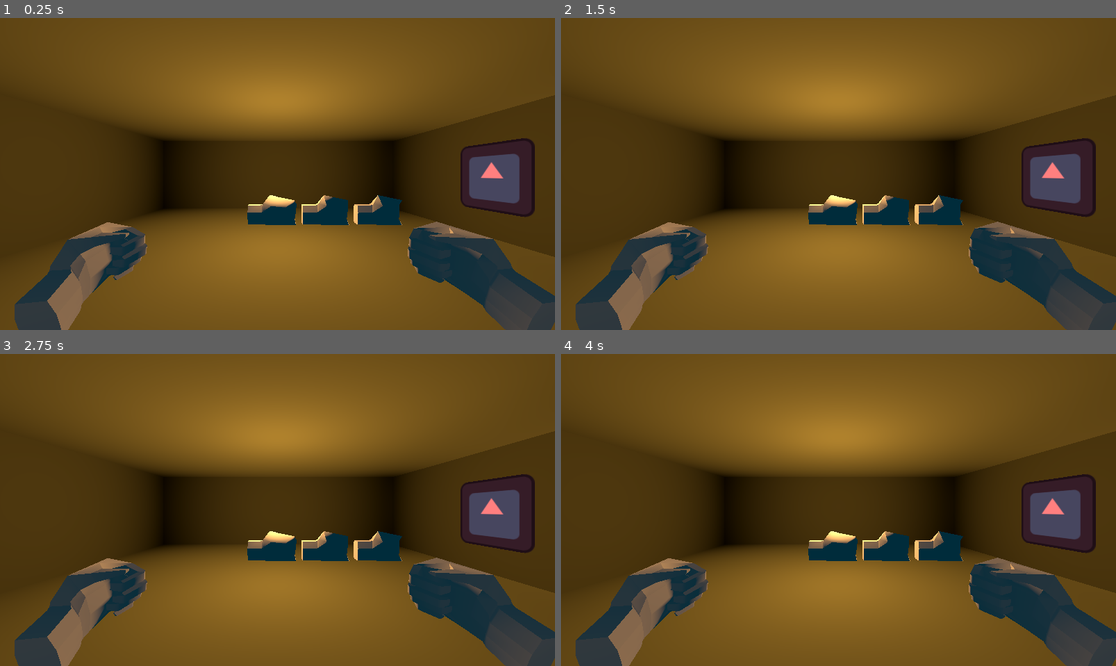
Above: before the commit, frames 1-4 (two rows, left to right).
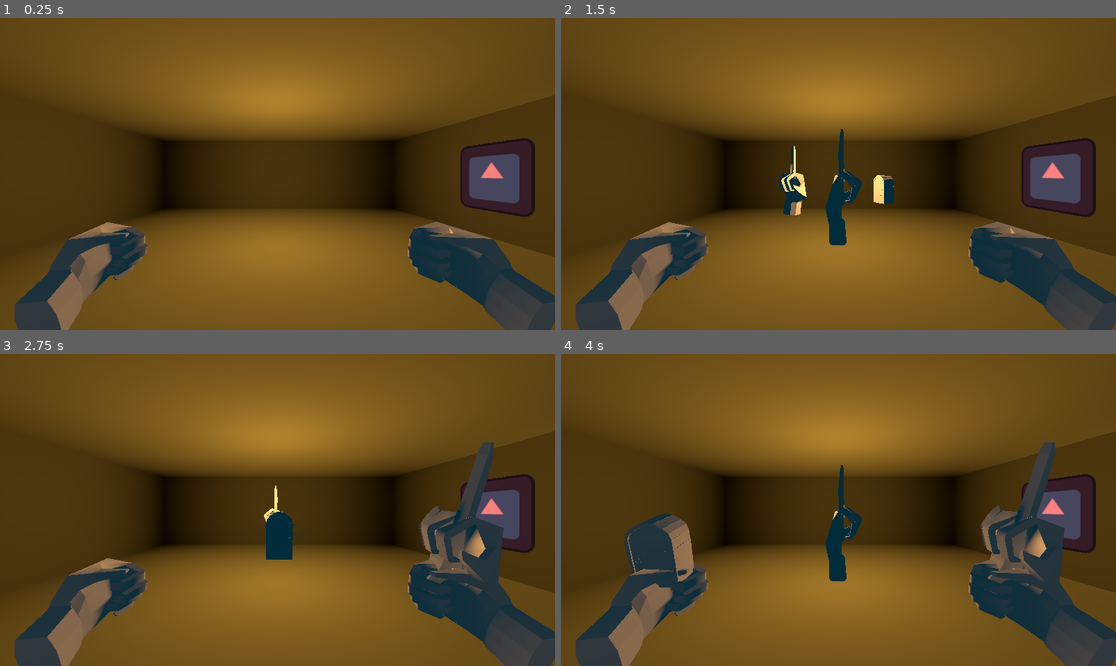
Above: after the commit, the same moments.

Repository: KoolDouds/GGJ-2025
Game: Godot game, scene res://game.tscn
Two runs of this game, one before a commit and one after it. Both use one fixed random seed, a clock stepped at 60 frames per second and the inputs below. The engine's default icon, where the game draws it, is replaced by a stand-in: a white triangle on a blue panel in a dark square.
Inputs:
- Up to frame 1 (0.25 s): no input
- Up to frame 2 (1.5 s): tap Enter at 0.5 s; hold Right (right) 0.53-1.28 s; tap Space at 1.25 s; hold Down (back, bound only after the commit) from 1.28 s (still down)
- Up to frame 3 (2.75 s): tap Enter at 2 s; release Down (back, bound only after the commit) at 2.03 s; hold Right (right) from 2.03 s (still down)
- Up to frame 4 (4 s): tap Space at 2.75 s; release Right (right) at 2.78 s; hold Up (forward) 2.78-3.53 s; tap Enter at 3.5 s; hold Left (left) from 3.53 s (still down)

The runs differ from the first frame. In frame 1, 2.0% of the frame differs, in the area x 44-73%, y 56-67%; in frame 2, 3.3%; in frame 3, 5.2%; in frame 4, 7.5%, in the area x 11-91%, y 28-78%.
Error before the commit: Invalid access to property or key 'function' on a base object of type 'Resource (Weapon)'. (res://Script/hand.gd:29)

Commit message:
InventorySystemBiatch

Diff:
--- a/DungeonCrawling/crawling.gd
+++ b/DungeonCrawling/crawling.gd
@@ -9,7 +9,11 @@
 var rooms : Dictionary = {}
 var doors := {}
 
+var checking_inventory := false
+var inventory : Inventory
+
 func _ready():
+	inventory = get_tree().get_first_node_in_group("inventory")
 	var room_list = $Center.get_children()
 	rooms = {}
 	doors = {}
@@ -53,11 +57,19 @@
 
 func _process(delta):
 	if (Input.is_action_just_pressed("rotate_left")):
-		rotate_view(true)
+		if (inventory.opened):
+			inventory.scroll_left()
+		else:
+			rotate_view(true)
 	if (Input.is_action_just_pressed("rotate_right")):
-		rotate_view(false)
+		if (inventory.opened):
+			inventory.scroll_right()
+		else:
+			rotate_view(false)
 	if (Input.is_action_just_pressed("forward")):
 		forward()
+	if (Input.is_action_just_pressed("back")):
+		inventory.open()
 
 	rotation = -Vector3(0,player_ori.angle(),0)
 	center.position = Vector3(player_coord.y,0,player_coord.x)*room_length
--- a/Hands/hand.tscn
+++ b/Hands/hand.tscn
@@ -2,12 +2,11 @@
 
 [ext_resource type="Script" path="res://Script/hand.gd" id="1_4rtuw"]
 [ext_resource type="Script" path="res://Script/flip_left_right.gd" id="2_qrugp"]
-[ext_resource type="Resource" uid="uid://b31hsxg8sincy" path="res://default.tres" id="2_yrb77"]
 [ext_resource type="PackedScene" uid="uid://gre8hxj1vc0d" path="res://Hands/main_droite.tscn" id="3_gqn44"]
+[ext_resource type="Script" path="res://Hands/weapon_in_hand_display.gd" id="5_iyn6o"]
 
 [node name="Hand" type="Node3D" groups=["hand"]]
 script = ExtResource("1_4rtuw")
-weapon = ExtResource("2_yrb77")
 
 [node name="Visual" type="Node3D" parent="."]
 
@@ -16,3 +15,7 @@
 hand = NodePath("../..")
 
 [node name="main_droite" parent="Visual/FlipLeftRight" instance=ExtResource("3_gqn44")]
+
+[node name="Weapon_parent" type="Node3D" parent="Visual/FlipLeftRight/main_droite" node_paths=PackedStringArray("hand")]
+script = ExtResource("5_iyn6o")
+hand = NodePath("../../../..")
--- /dev/null
+++ b/Hands/weapon_in_hand_display.gd
@@ -0,0 +1,13 @@
+extends Node3D
+
+@export var hand : Hand
+var weapon_gfx
+
+func _ready():
+	hand.on_change_weapon.connect(change_hand_model)
+
+func change_hand_model():
+	if (weapon_gfx != null):
+		weapon_gfx.queue_free()
+	weapon_gfx = hand.weapon.gfx.instantiate()
+	add_child(weapon_gfx)
--- a/Script/hand.gd
+++ b/Script/hand.gd
@@ -7,6 +7,17 @@
 @export var weapon : Weapon
 
 var using_phase := 0
+
+var rien : Weapon
+
+signal on_change_weapon
+
+func _ready():
+	rien = load("res://rien.tres")
+
+func set_weapon(_weapon):
+	weapon = _weapon
+	on_change_weapon.emit()
 
 func use(manager):
 	if (manager is Battle):
@@ -26,4 +37,7 @@
 
 
 func use_crawling(game):
-	weapon.function.use(game)
+	if (weapon != null):
+		weapon.use(game)
+	else:
+		rien.use(game)
--- a/Script/hands.gd
+++ b/Script/hands.gd
@@ -5,9 +5,11 @@
 
 var game
 var manager : Battle
+var inventory : Inventory
 
 func _ready():
 	game = get_tree().get_first_node_in_group("game")
+	inventory = get_tree().get_first_node_in_group("inventory")
 
 func _process(delta):
 	if manager != null:
@@ -17,6 +19,11 @@
 		if (Input.is_action_just_pressed("right")):
 			if right_hand.using_phase > 0: pass
 			else: right_hand.use(manager)
+	elif inventory.opened:
+		if (Input.is_action_just_pressed("left")):
+			inventory.switch_with_hands(left_hand)
+		if (Input.is_action_just_pressed("right")):
+			inventory.switch_with_hands(right_hand)
 	else:
 		if (Input.is_action_just_pressed("left")):
 			left_hand.use(game)
--- a/default.tres
+++ b/default.tres
@@ -2,7 +2,7 @@
 
 [ext_resource type="Script" path="res://DungeonCrawling/ItemFunction.gd" id="1_164ar"]
 [ext_resource type="Script" path="res://Script/weapon.gd" id="1_f046u"]
-[ext_resource type="PackedScene" uid="uid://gre8hxj1vc0d" path="res://Hands/main_droite.tscn" id="2_w7y4o"]
+[ext_resource type="PackedScene" uid="uid://ff3w6s5ps27x" path="res://main_objet.tscn" id="2_aty1v"]
 
 [resource]
 script = ExtResource("1_f046u")
@@ -10,4 +10,4 @@
 post_time = 0.5
 dmg = 1
 functions = Array[ExtResource("1_164ar")]([])
-gfx = ExtResource("2_w7y4o")
+gfx = ExtResource("2_aty1v")
--- /dev/null
+++ b/default2.tres
@@ -0,0 +1,13 @@
+[gd_resource type="Resource" script_class="Weapon" load_steps=4 format=3 uid="uid://6cav8kmnksk8"]
+
+[ext_resource type="Script" path="res://DungeonCrawling/ItemFunction.gd" id="1_by64a"]
+[ext_resource type="PackedScene" uid="uid://cdpk8321s77vu" path="res://mini_porte.tscn" id="2_ap3f8"]
+[ext_resource type="Script" path="res://Script/weapon.gd" id="3_8r5cf"]
+
+[resource]
+script = ExtResource("3_8r5cf")
+pre_time = 0.5
+post_time = 0.5
+dmg = 1
+functions = Array[ExtResource("1_by64a")]([])
+gfx = ExtResource("2_ap3f8")
--- a/game.tscn
+++ b/game.tscn
@@ -1,10 +1,11 @@
-[gd_scene load_steps=6 format=3 uid="uid://eu1sqj6bo68j"]
+[gd_scene load_steps=7 format=3 uid="uid://eu1sqj6bo68j"]
 
 [ext_resource type="PackedScene" uid="uid://dyv3pmrin5nij" path="res://Hands/hands.tscn" id="1_dp6cy"]
 [ext_resource type="PackedScene" uid="uid://cyejn4b76oey1" path="res://DungeonCrawling/crawling.tscn" id="2_ch3i2"]
 [ext_resource type="Script" path="res://inventaire.gd" id="3_yhw81"]
 [ext_resource type="Script" path="res://Script/weapon.gd" id="4_grple"]
 [ext_resource type="Resource" uid="uid://b31hsxg8sincy" path="res://default.tres" id="5_dri4y"]
+[ext_resource type="Resource" uid="uid://6cav8kmnksk8" path="res://default2.tres" id="6_5npxu"]
 
 [node name="Game" type="Node" groups=["game"]]
 
@@ -18,10 +19,12 @@
 
 [node name="Hands" parent="Camera3D/Node3D" instance=ExtResource("1_dp6cy")]
 
-[node name="Inventaire" type="Node3D" parent="." node_paths=PackedStringArray("display_parent")]
+[node name="Inventaire" type="Node3D" parent="." node_paths=PackedStringArray("display_parent") groups=["inventory"]]
 script = ExtResource("3_yhw81")
-item_list = Array[ExtResource("4_grple")]([ExtResource("5_dri4y"), ExtResource("5_dri4y"), ExtResource("5_dri4y")])
-display_parent = NodePath("Display")
+item_list = Array[ExtResource("4_grple")]([ExtResource("5_dri4y"), ExtResource("6_5npxu"), ExtResource("5_dri4y")])
+display_parent = NodePath("Node3D/Display")
 
-[node name="Display" type="Node3D" parent="Inventaire"]
-transform = Transform3D(1, 0, 0, 0, 1, 0, 0, 0, 1, 0, 1.00842, 0)
+[node name="Node3D" type="Node3D" parent="Inventaire"]
+transform = Transform3D(1, 0, 0, 0, 1, 0, 0, 0, 1, 0, 1, 0)
+
+[node name="Display" type="Node3D" parent="Inventaire/Node3D"]
--- a/inventaire.gd
+++ b/inventaire.gd
@@ -1,41 +1,74 @@
-extends Node3D
+class_name Inventory extends Node3D
 
 @export var item_list : Array[Weapon]
 var selected_idx : int = 0
+var opened := false
 
 @export var display_parent : Node3D
-@export var diplay_spacing := 1.0
+@export var diplay_radius := 1.0
 
 func _ready():
 	display_items()
 
+func _process(delta):
+	visible = opened
+	if (opened):
+		update_display_pos()
+
 func switch_with_hands(hand : Hand):
 	var item_to_store = hand.weapon
-	hand.weapon = item_list[selected_idx]
+	hand.set_weapon(item_list[selected_idx])
 	remove_item_at(selected_idx)
 	add_item_at(item_to_store, selected_idx)
 
+func open():
+	opened = !opened
+
+
 func display_items():
+	var children = display_parent.get_children()
+	for i in children:
+		i.queue_free()
+
 	for i in range(item_list.size()):
 		var item = item_list[i]
 		var clone = item.gfx.instantiate()
-		clone.position = Vector3.RIGHT*i*diplay_spacing
+		clone.position = Vector3.RIGHT.rotated(Vector3.UP,TAU/item_list.size()*i)*diplay_radius
+		clone.rotation = Vector3.UP* TAU/item_list.size()*i
 		display_parent.add_child(clone)
 
 func update_display_pos():
-	display_parent.position = Vector3.LEFT * selected_idx * diplay_spacing
+	var rot :=(TAU/item_list.size()*selected_idx)
+	display_parent.rotation = Vector3.UP*(rot - PI/2)
+
 
 func add_item(weapon : Weapon):
 	add_item_at(weapon, item_list.size())
 
 func add_item_at(weapon : Weapon, idx: int):
+	if (weapon == null):
+		return
 	item_list.insert(idx,weapon)
+	clamp_selected_idx()
+	display_items()
 
 func remove_item_at(idx : int):
+	if (item_list.size() ==0):
+		return
 	item_list.remove_at(idx)
+	clamp_selected_idx()
+	display_items()
 
 func scroll_selected(offset : int):
-	selected_idx = ((selected_idx + item_list.size()) + offset )% item_list.size()
+	selected_idx = selected_idx + offset
+	clamp_selected_idx()
+
+func clamp_selected_idx():
+	if (item_list.size() == 0):
+		selected_idx = 0
+		return
+	selected_idx = ((selected_idx + item_list.size()))% item_list.size()
+
 
 func scroll_left():
 	scroll_selected(-1)
--- /dev/null
+++ b/main_objet.tscn
@@ -0,0 +1,16 @@
+[gd_scene load_steps=2 format=3 uid="uid://ff3w6s5ps27x"]
+
+[ext_resource type="PackedScene" uid="uid://gre8hxj1vc0d" path="res://Hands/main_droite.tscn" id="1_46xyr"]
+
+[node name="MainObjet" type="Node3D"]
+
+[node name="main_droite" parent="." instance=ExtResource("1_46xyr")]
+transform = Transform3D(-0.0258804, -0.999665, 0, 0.999665, -0.0258804, 0, 0, 0, 1, 0, 0.275833, 0)
+
+[node name="Skeleton3D" parent="main_droite/Armature" index="0"]
+bones/17/enabled = false
+bones/18/enabled = false
+bones/19/enabled = false
+bones/20/enabled = false
+
+[editable path="main_droite"]
--- /dev/null
+++ b/mini_porte.tscn
@@ -0,0 +1,11 @@
+[gd_scene load_steps=2 format=3 uid="uid://cdpk8321s77vu"]
+
+[ext_resource type="PackedScene" uid="uid://6b4ellhri6s2" path="res://Script/porte.fbx" id="1_m7qu6"]
+
+[node name="MiniPorte" type="Node3D"]
+
+[node name="Node3D" type="Node3D" parent="."]
+transform = Transform3D(1, 0, 0, 0, 1, 0, 0, 0, 1, 0, 0, -2.30648)
+
+[node name="porte" parent="Node3D" instance=ExtResource("1_m7qu6")]
+transform = Transform3D(0.2, 0, 0, 0, 0.2, 0, 0, 0, 0.2, 0, 0, 0)
--- a/project.godot
+++ b/project.godot
@@ -19,6 +19,7 @@
 
 hand=""
 game=""
+inventory=""
 
 [input]
 
@@ -55,6 +56,13 @@
 , Object(InputEventKey,"resource_local_to_scene":false,"resource_name":"","device":-1,"window_id":0,"alt_pressed":false …(183 unchanged characters)…
 ]
 }
+back={
+"deadzone": 0.5,
+"events": [Object(InputEventKey,"resource_local_to_scene":false,"resource_name":"","device":-1,"window_id":0,"alt_pressed":false,"shift_pressed":false,"ctrl_pressed":false,"meta_pressed":false,"pressed":false,"keycode":0,"physical_keycode":4194322,"key_label":0,"unicode":0,"location":0,"echo":false,"script":null)
+, Object(InputEventKey,"resource_local_to_scene":false,"resource_name":"","device":-1,"window_id":0,"alt_pressed":false,"shift_pressed":false,"ctrl_pressed":false,"meta_pressed":false,"pressed":false,"keycode":0,"physical_keycode":4194440,"key_label":0,"unicode":50,"location":0,"echo":false,"script":null)
+, Object(InputEventKey,"resource_local_to_scene":false,"resource_name":"","device":-1,"window_id":0,"alt_pressed":false,"shift_pressed":false,"ctrl_pressed":false,"meta_pressed":false,"pressed":false,"keycode":0,"physical_keycode":83,"key_label":0,"unicode":115,"location":0,"echo":false,"script":null)
+]
+}
 
 [rendering]
 
--- /dev/null
+++ b/rien.tres
@@ -0,0 +1,13 @@
+[gd_resource type="Resource" script_class="Weapon" load_steps=4 format=3 uid="uid://cfu6j3a77tf6g"]
+
+[ext_resource type="Script" path="res://DungeonCrawling/ItemFunction.gd" id="1_qdkg5"]
+[ext_resource type="PackedScene" uid="uid://bf8ve67ubg7nn" path="res://rien.tscn" id="2_wo8bf"]
+[ext_resource type="Script" path="res://Script/weapon.gd" id="3_4c8b4"]
+
+[resource]
+script = ExtResource("3_4c8b4")
+pre_time = 0.5
+post_time = 0.5
+dmg = 1
+functions = Array[ExtResource("1_qdkg5")]([])
+gfx = ExtResource("2_wo8bf")
--- /dev/null
+++ b/rien.tscn
@@ -0,0 +1,3 @@
+[gd_scene format=3 uid="uid://bf8ve67ubg7nn"]
+
+[node name="Rien" type="Node3D"]
